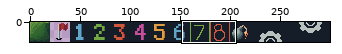
Sprite sheet: tile.png. The first picture is a wide view before the edit; the outline marks the close-up.
Close-up. Earlier state:
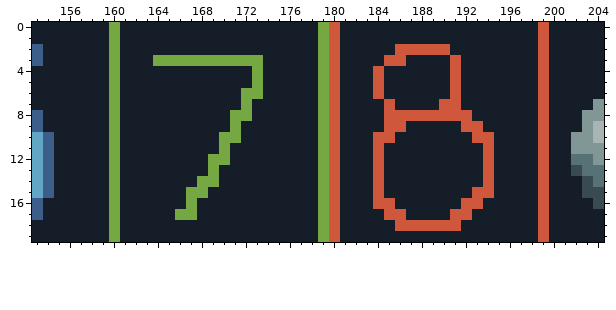
The file is 300x20 pixels. Colours within 5 levels of each other are drawn and written as one. Shown: x 153..204, y 0..19.
After the commit:
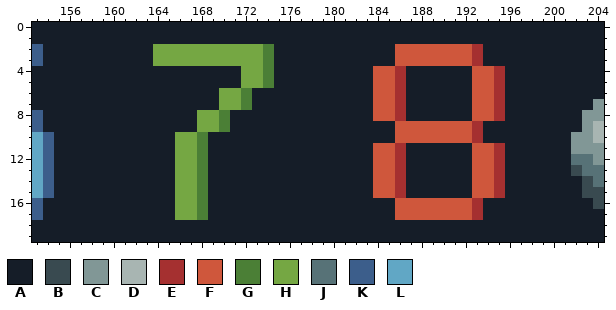
Palette (. is transparent): A #151d28  B #394a50  C #819796  D #a8b5b2  E #a53030  F #cf573c  G #4b7f36  H #75a743  J #577277  K #3c5e8b  L #61a7c5
The exact change:
Changed rows in their new state; - is an unchanged pixel.
first column x 160:
 0 A------------------AA------------------A
 1 A------------------AA------------------A
 2 A---HHHHHHHHHHG----AA----------FFE-----A
 3 A-------------G----AA----A-FFFF-FE-----A
 4 A-----------H-G----AA----FE----A-FFE---A
 5 A-----------H-G----AA----FE----A-FFE---A
 6 A---------HHGA-----AA----FE----A-FFE---A
 7 A---------HHG------AA---F-E---AA-FFE---A
 8 A-------HHGAA------AA---F-EAAAAAAFFE---A
 9 A-------HHGA-------AA----A-FFFFF-E-----A
10 A-----HHG-AA-------AA---AAFFFFFFFEA----A
11 A-----HHG-A--------AA----FE------F-E---A
12 A-----HHGAA--------AA----FE------F-E---A
13 A-----HHGA---------AA----FE------F-E---A
14 A-----HHGA---------AA----FE------F-E---A
15 A-----H-G----------AA----FE--------E---A
16 A-----H-G----------AA---AAFFFFFF-E-----A
17 A-------G----------AA----A-FFFF--E-----A
18 A------------------AA-----AAAAAA-------A
19 A------------------AA------------------A
Boxes around the changes in both close-ups, in picture pixels (x1, y1, x2, y2):
changed: (109, 22, 549, 242)
